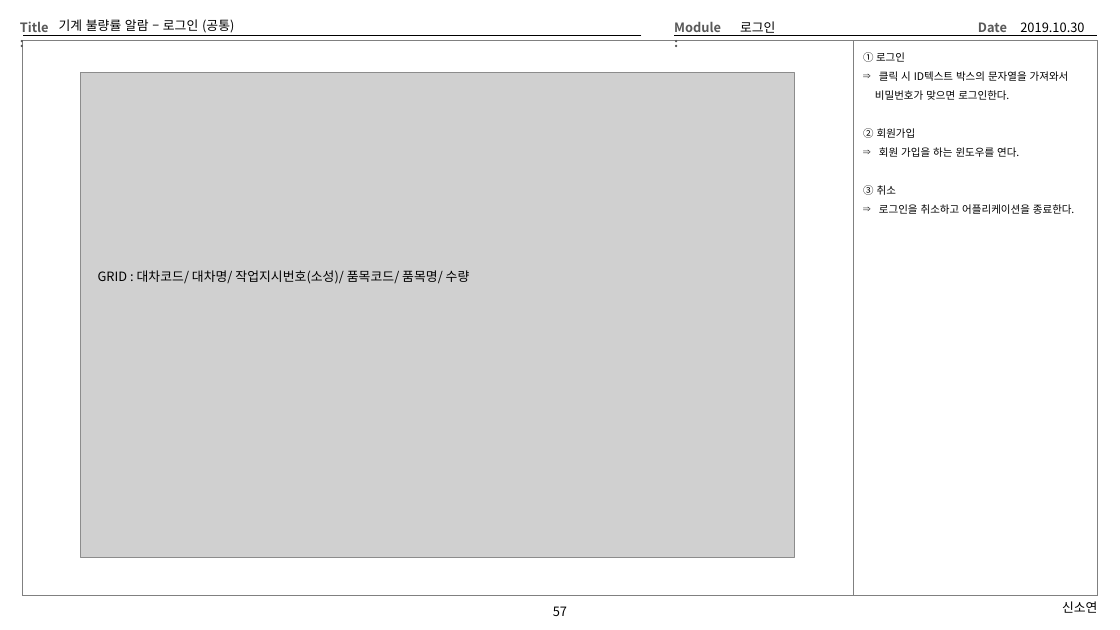
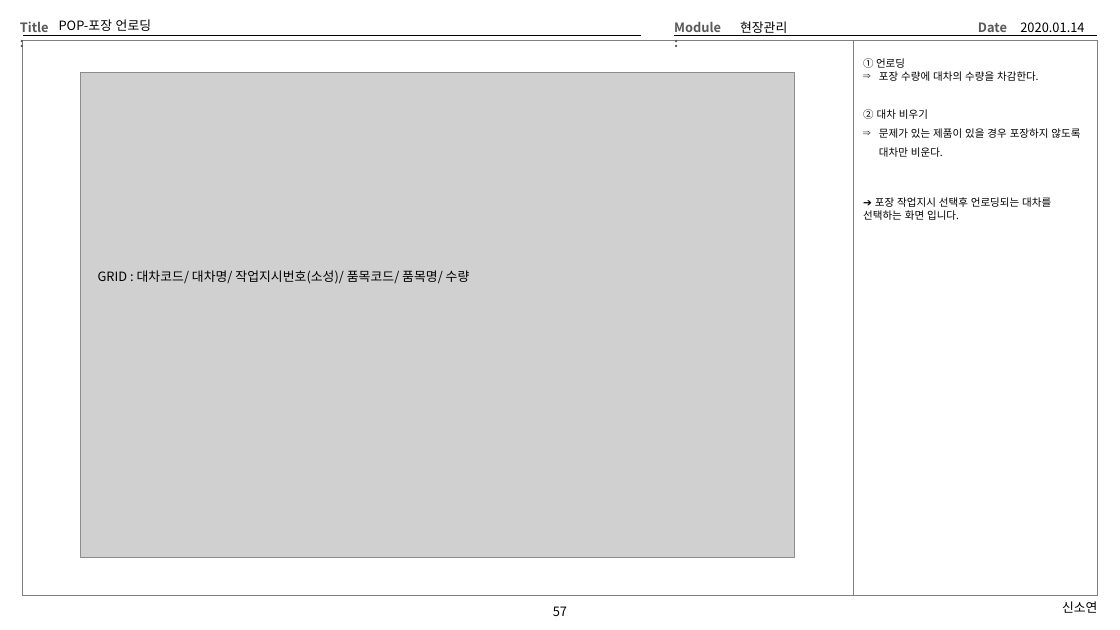
Before and after one commit to Cliedy-s/Team4, a slide deck: slide 57 of source/TEMP/Team4화면설계 - 신소연.pptx. Drawn at 1120x630 pixels with LibreOffice and Linux fonts; fonts in the diff are those of the drawing; grey boxes stand for pictures. Boxes give left, top, right and bottom in pixels: in the first picture for what was removed or moved away, otherwise in the second. Text is boxed around its words. In the diff, an @@ line names an element or a change of style, - is before the commit and + after.

```diff
--- a/source/TEMP/Team4화면설계 - 신소연.pptx
+++ b/source/TEMP/Team4화면설계 - 신소연.pptx
@@ title at (x1=59, y1=19, x2=151, y2=31): text changed @@
-기계 불량률 알람 – 로그인 (공통)
+POP-포장 언로딩
@@ text at (x1=740, y1=21, x2=787, y2=36): text changed @@
-로그인
+현장관리
@@ text at (x1=1020, y1=22, x2=1084, y2=36): text changed @@
-2019.10.30
+2020.01.14
@@ text at (x1=863, y1=58, x2=1080, y2=220): text changed @@
-① 로그인
-⇒ 클릭 시 ID텍스트 박스의 문자열을 가져와서
-비밀번호가 맞으면 로그인한다.
-② 회원가입
-⇒ 회원 가입을 하는 윈도우를 연다.
-③ 취소
-⇒ 로그인을 취소하고 어플리케이션을 종료한다.
+① 언로딩
+⇒ 포장 수량에 대차의 수량을 차감한다.
+② 대차 비우기
+⇒ 문제가 있는 제품이 있을 경우 포장하지 않도록 대차만 비운다.
+➔ 포장 작업지시 선택후 언로딩되는 대차를 선택하는 화면 입니다.
```
Also in this commit, not shown: 17 other slides changed, 19 other files.
